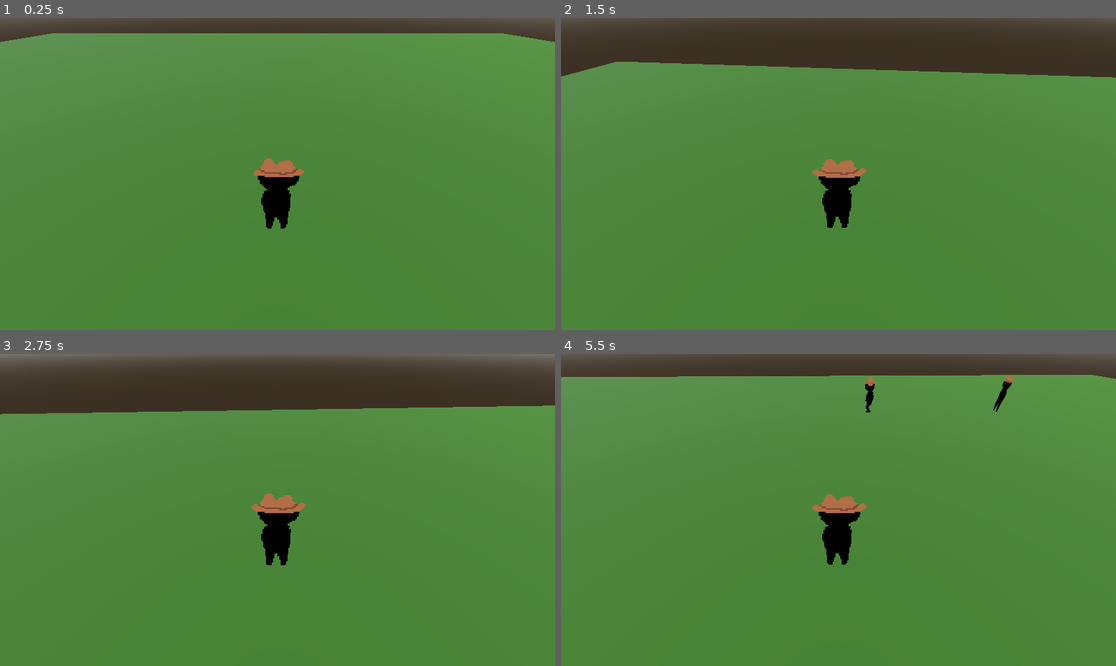
Above: before the commit, frames 1-4 (two rows, left to right).
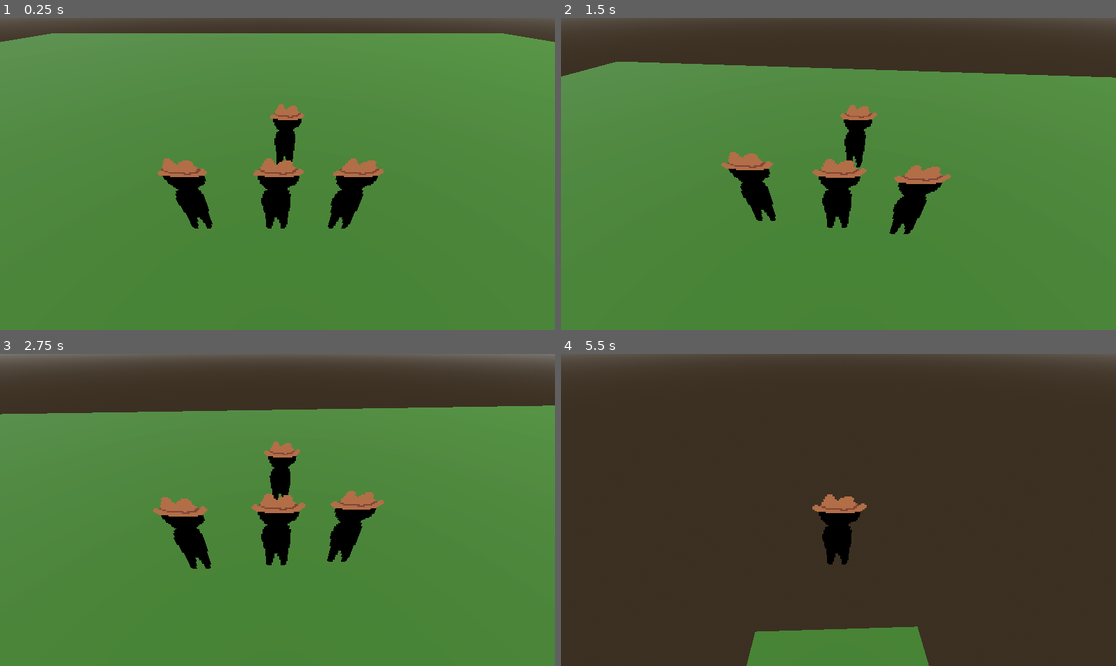
Above: after the commit, the same moments.

Repository: PoquitoPollo/Game-Jam-Warmup
Game: Godot game, scene res://Scenes/world.tscn
Same seed, same stepped clock (60 frames per second), same inputs: the game is played once before the commit and once after it.
Inputs (mouse positions are in pixels of both pictures, inside the frame that each line leads up to):
- Up to frame 1 (0.25 s): no input
- Up to frame 2 (1.5 s): tap Enter at 0.5 s; move the mouse to (866, 174) at 0.52 s; hold W (up) from 0.53 s (still down); tap Space (jump) at 0.77 s; move the mouse to (810, 174) at 1.27 s
- Up to frame 3 (2.75 s): keep holding W (up); tap Space (jump) at 1.52 s; move the mouse to (288, 503) at 2.02 s
- Up to frame 4 (5.5 s): keep holding W (up); move the mouse to (832, 516) at 2.77 s; tap Space (jump) at 3.02, 3.77, 4.52 s; move the mouse to (877, 513) at 3.52 s; move the mouse to (794, 506) at 4.27 s; move the mouse to (844, 510) at 5.02 s

The runs differ from the first frame. In frame 1, 2.9% of the frame differs, in the area x 28-70%, y 27-68%; in frame 2, 2.9%; in frame 3, 3.0%; in frame 4, 88%, in the area x 0-100%, y 6-100%.

Commit message:
cloned MC x3

Diff:
--- a/Scenes/world.tscn
+++ b/Scenes/world.tscn
@@ -87,3 +87,12 @@
 
 [node name="Player" parent="." instance=ExtResource("1_x5bci")]
 transform = Transform3D(-4.37114e-08, 0, -1, 0, 1, 0, 1, 0, -4.37114e-08, 0, 0, 0)
+
+[node name="Player2" parent="." instance=ExtResource("1_x5bci")]
+transform = Transform3D(-4.37114e-08, 0, -1, 0, 1, 0, 1, 0, -4.37114e-08, 0, 0, 1.30551)
+
+[node name="Player3" parent="." instance=ExtResource("1_x5bci")]
+transform = Transform3D(-4.37114e-08, 0, -1, 0, 1, 0, 1, 0, -4.37114e-08, 0, 0, -1.568)
+
+[node name="Player4" parent="." instance=ExtResource("1_x5bci")]
+transform = Transform3D(-4.37114e-08, 0, -1, 0, 1, 0, 1, 0, -4.37114e-08, 2.06966, 0, 0.219177)
--- a/project.godot
+++ b/project.godot
@@ -12,34 +12,34 @@
 
 config/name="Game Jam Warmup"
 run/main_scene="res://Scenes/world.tscn"
-config/features=PackedStringArray("4.1", "Mobile")
+config/features=PackedStringArray("4.3", "Mobile")
 config/icon="res://icon.svg"
 
 [input]
 
 up={
 "deadzone": 0.5,
-"events": [Object(InputEventKey,"resource_local_to_scene":fa …(172 unchanged characters)… eycode":87,"key_label":0,"unicode":119,"echo":false,"script":null)
+"events": [Object(InputEventKey,"resource_local_to_scene":fa …(172 unchanged characters)… eycode":87,"key_label":0,"unicode":119,"location":0,"echo":false,"script":null)
 ]
 }
 down={
 "deadzone": 0.5,
-"events": [Object(InputEventKey,"resource_local_to_scene":fa …(172 unchanged characters)… eycode":83,"key_label":0,"unicode":115,"echo":false,"script":null)
+"events": [Object(InputEventKey,"resource_local_to_scene":fa …(172 unchanged characters)… eycode":83,"key_label":0,"unicode":115,"location":0,"echo":false,"script":null)
 ]
 }
 left={
 "deadzone": 0.5,
-"events": [Object(InputEventKey,"resource_local_to_scene":fa …(171 unchanged characters)… keycode":65,"key_label":0,"unicode":97,"echo":false,"script":null)
+"events": [Object(InputEventKey,"resource_local_to_scene":fa …(171 unchanged characters)… keycode":65,"key_label":0,"unicode":97,"location":0,"echo":false,"script":null)
 ]
 }
 right={
 "deadzone": 0.5,
-"events": [Object(InputEventKey,"resource_local_to_scene":fa …(172 unchanged characters)… eycode":68,"key_label":0,"unicode":100,"echo":false,"script":null)
+"events": [Object(InputEventKey,"resource_local_to_scene":fa …(172 unchanged characters)… eycode":68,"key_label":0,"unicode":100,"location":0,"echo":false,"script":null)
 ]
 }
 jump={
 "deadzone": 0.5,
-"events": [Object(InputEventKey,"resource_local_to_scene":fa …(171 unchanged characters)… keycode":32,"key_label":0,"unicode":32,"echo":false,"script":null)
+"events": [Object(InputEventKey,"resource_local_to_scene":fa …(171 unchanged characters)… keycode":32,"key_label":0,"unicode":32,"location":0,"echo":false,"script":null)
 ]
 }
 
